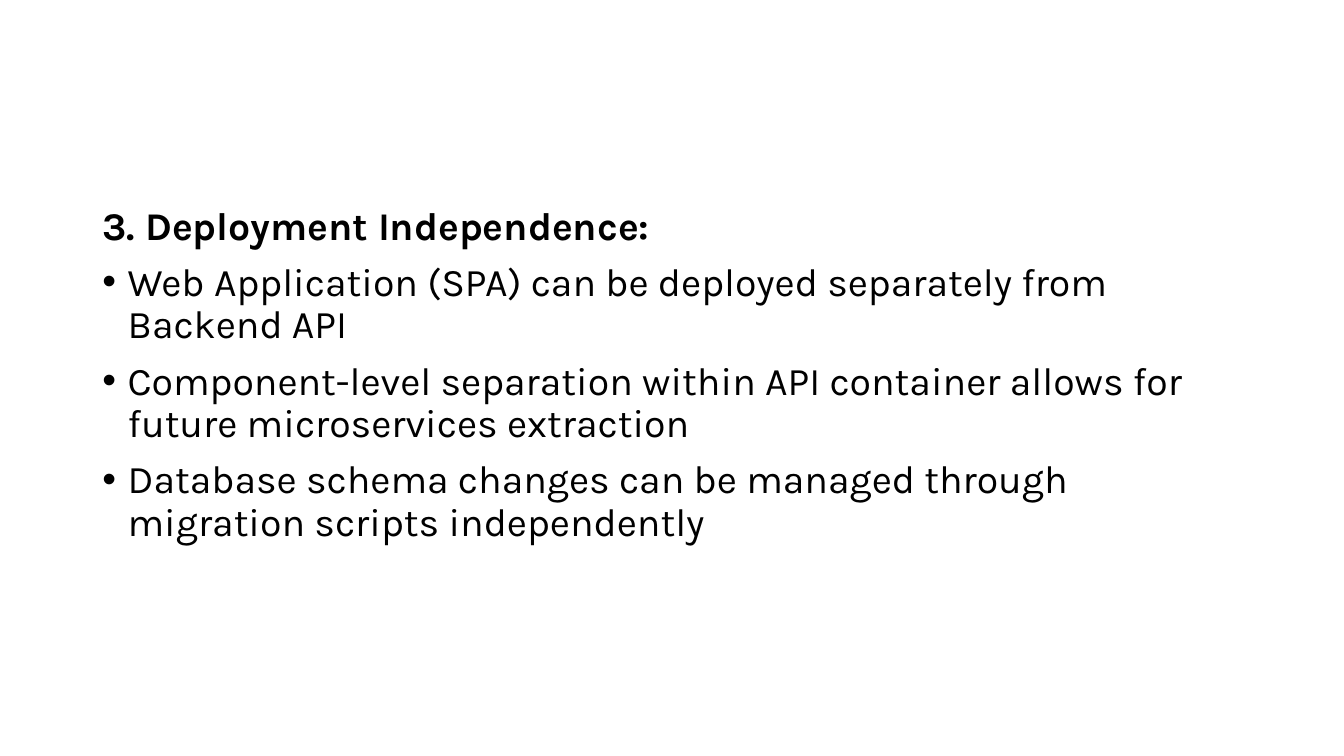
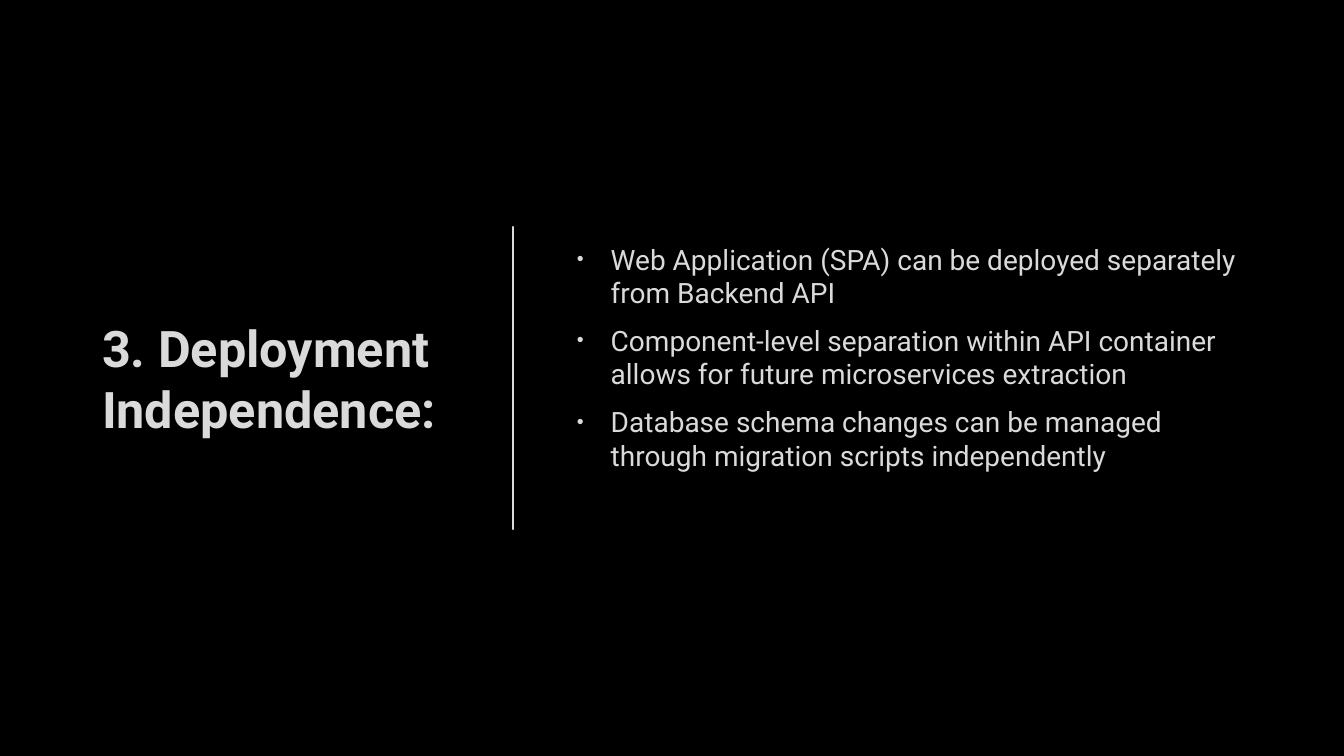
Before and after one commit to mayembe-martin/software_architecture_schedules, a slide deck: slide 12 of M2/Presentation_Qualities.pptx (slide 11 before the commit). Drawn at 1344x756 pixels with LibreOffice and Linux fonts; fonts in the diff are those of the drawing; background and template pictures are left out. Boxes give left, top, right and bottom in pixels: in the first picture for what was removed or moved away, otherwise in the second. Text is boxed around its words. In the diff, an @@ line names an element or a change of style, - is before the commit and + after.

```diff
--- a/M2/Presentation_Qualities.pptx
+++ b/M2/Presentation_Qualities.pptx
@@ background #FFFFFF to picture (left out) @@
@@ text "Web Application (SPA) can be ...": place and size @@
-text "Web Application (SPA) can be ..." at [102, 213, 1182, 546]
+text "Web Application (SPA) can be ..." at [611, 247, 1236, 472]
@@ text "Web Application (SPA) can be ..." at [611, 247, 1236, 472]: size 28 to 20 pt, font Karla to Roboto, text colour #000000 to #DADADA, letter outline none to #404040 0.75 pt; indent changed; line spacing 0.9 to 1; vertical alignment top to middle @@
@@ text at [102, 213, 649, 250]: paragraph removed @@
-3. Deployment Independence:
@@ line added from (513, 227) to (513, 529), #DADADA 1.5 pt @@
@@ title added at [102, 329, 436, 439], 36 pt, text #DADADA, bold @@
+3. Deployment Independence:
```
Also in this commit, not shown: 18 other slides changed, 4 slides added, 1 slide removed.
